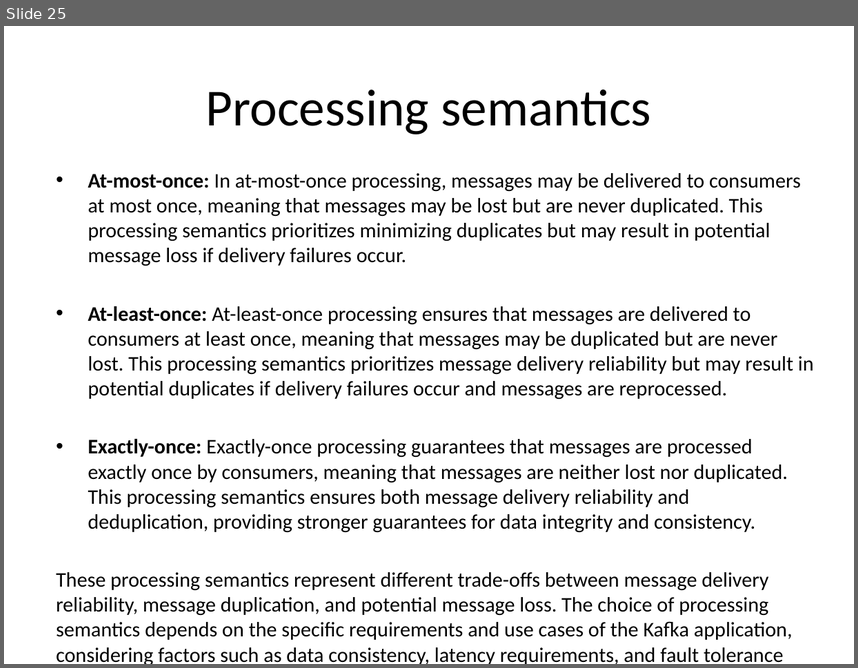
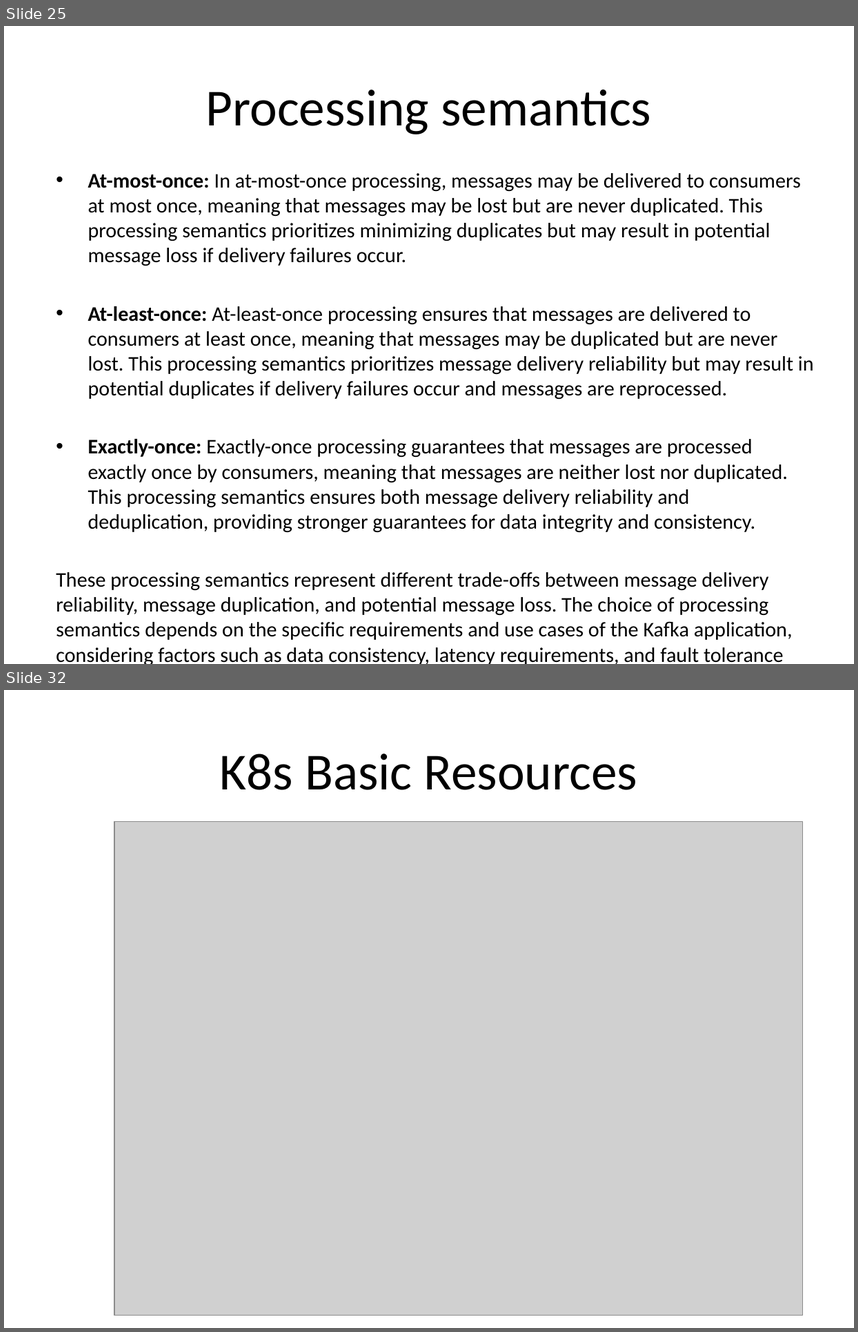
Before and after one commit to surjeetk/docs, a slide deck: Apache Kafka on Kubernetes.pptx. Shown one above the other, each under a label of ours: slide 25 before the commit, slides 25 and 32 after it; the slides between them are not shown. The pictures are 858x668 and 858x1332 pixels, drawn with LibreOffice and Linux fonts; fonts in the diff are those of the drawing; grey boxes stand for pictures. Boxes give left, top, right and bottom in pixels: in the first picture for what was removed or moved away, otherwise in the second. Text is boxed around its words. In the diff, an @@ line names an element or a change of style, - is before the commit and + after.

```diff
--- a/Apache Kafka on Kubernetes.pptx
+++ b/Apache Kafka on Kubernetes.pptx
@@ slide 32 added at (4,690,854,1328), background #FFFFFF @@
@@ title added at (220,753,637,790), 44 pt, text #000000 @@
+K8s Basic Resources
@@ picture added at (114,822,802,1315) @@
```
Also in this commit, not shown: 6 other slides added.
